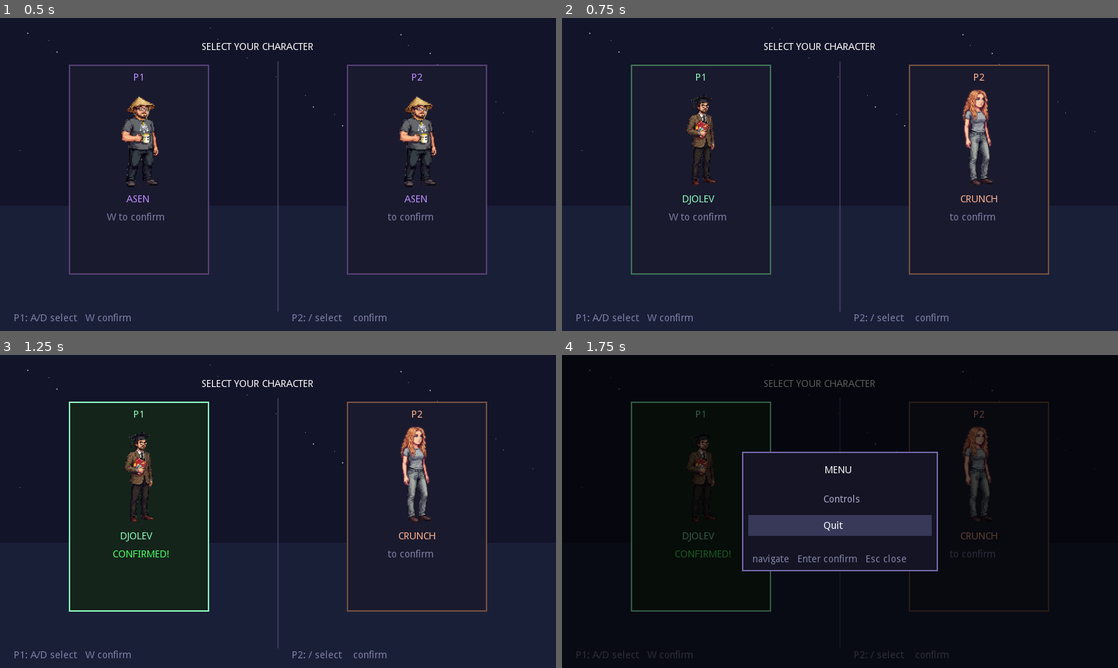
Above: before the commit, frames 1-4 (two rows, left to right).
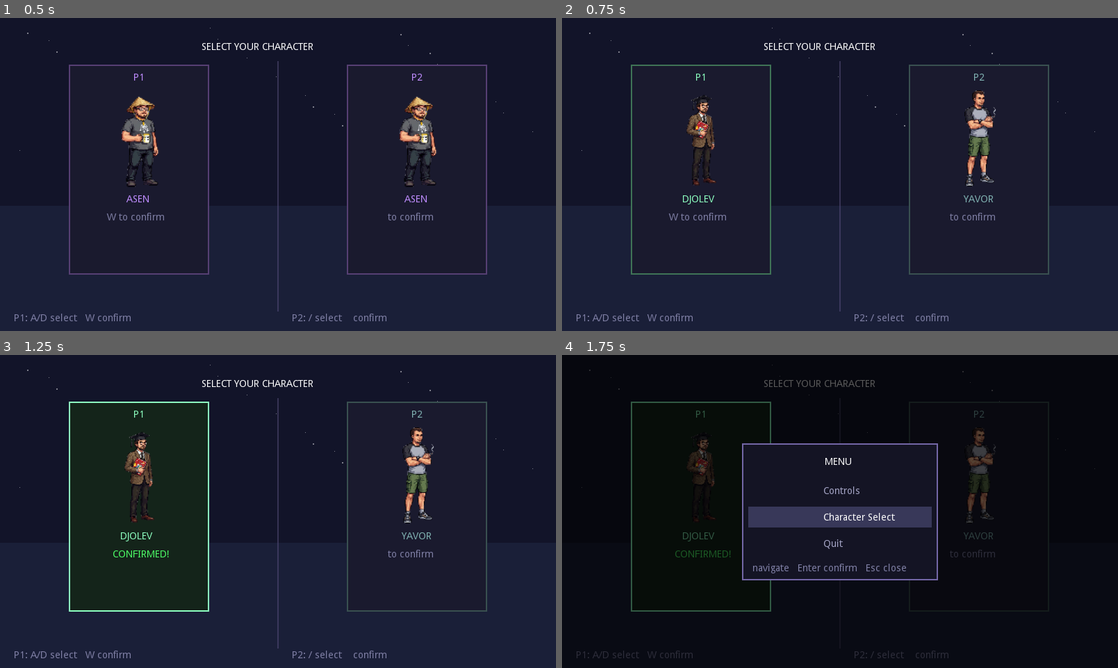
Above: after the commit, the same moments.

Repository: asenmitrev/cucugo
Game: Godot game, scene res://scenes/CharSelect.tscn
Same seed, same stepped clock (60 frames per second), same inputs: the game is played once before the commit and once after it.
Inputs:
- Up to frame 1 (0.5 s): no input
- Up to frame 2 (0.75 s): tap Enter at 0.5 s; hold D (p1_right) from 0.53 s (still down); hold Left (p2_left) from 0.53 s (still down)
- Up to frame 3 (1.25 s): keep holding D (p1_right); keep holding Left (p2_left); tap W (p1_jump) at 0.77 s
- Up to frame 4 (1.75 s): tap Escape (start) at 1.25 s; release D (p1_right) at 1.28 s; release Left (p2_left) at 1.28 s; hold Down from 1.28 s (still down); tap Right (p2_right) at 1.35 s; tap W (p1_jump) at 1.52 s

Frame 1 is identical in both runs. In frame 2, 1.8% of the frame differs, in the area x 62-88%, y 14-82%; in frame 3, 1.8%; in frame 4, 4.2%, in the area x 32-79%, y 17-72%.

Commit message:
feat: add Dani, Drago, Rado, Yavor characters and character select screen
- Add 4 new playable characters with full sprite sets and CharacterDef resources
- Add 3 skills each for new characters (12 total skill resources)
- Add flykick skill and animation for Crunch
- Add Character Select scene with idle previews for all characters
- Integrate character select into main menu via MenuManager
- Pass facing direction to skill effects so they flip correctly

Diff:
--- a/resources/crunch.tres
+++ b/resources/crunch.tres
@@ -1,8 +1,9 @@
-[gd_resource type="Resource" load_steps=4 format=2]
+[gd_resource type="Resource" load_steps=5 format=2]
 
 [ext_resource path="res://scripts/CharacterDef.gd" type="Script" id=1]
 [ext_resource path="res://resources/skills/crunch_pigeon_throw.tres" type="Resource" id=2]
 [ext_resource path="res://resources/skills/crunch_cupcake_toss.tres" type="Resource" id=3]
+[ext_resource path="res://resources/skills/crunch_flykick.tres" type="Resource" id=4]
 
 [resource]
 script = ExtResource( 1 )
@@ -27,3 +28,4 @@
 action_skill3 = "p1_skill3"
 skill1 = ExtResource( 2 )
 skill2 = ExtResource( 3 )
+skill3 = ExtResource( 4 )
--- /dev/null
+++ b/resources/dani.tres
@@ -0,0 +1,31 @@
+[gd_resource type="Resource" load_steps=5 format=2]
+
+[ext_resource path="res://scripts/CharacterDef.gd" type="Script" id=1]
+[ext_resource path="res://resources/skills/dani_grenade.tres" type="Resource" id=2]
+[ext_resource path="res://resources/skills/dani_rifle_burst.tres" type="Resource" id=3]
+[ext_resource path="res://resources/skills/dani_bayonet_charge.tres" type="Resource" id=4]
+
+[resource]
+script = ExtResource( 1 )
+display_name = "DANI"
+char_name = "dani"
+label_color = Color( 0.5, 0.75, 0.4, 1 )
+action_left = ""
+action_right = ""
+action_jump = ""
+speed = 210.0
+jump_vel = -530.0
+body_w = 40.0
+body_h = 82.0
+body_offset_x = 20.0
+body_offset_y = 4.0
+anim_idle = 0.18
+anim_walk = 0.1
+anim_jump = 0.14
+anim_dead = 0.2
+action_skill1 = ""
+action_skill2 = ""
+action_skill3 = ""
+skill1 = ExtResource( 2 )
+skill2 = ExtResource( 3 )
+skill3 = ExtResource( 4 )
--- /dev/null
+++ b/resources/drago.tres
@@ -0,0 +1,31 @@
+[gd_resource type="Resource" load_steps=5 format=2]
+
+[ext_resource path="res://scripts/CharacterDef.gd" type="Script" id=1]
+[ext_resource path="res://resources/skills/drago_drone_strike.tres" type="Resource" id=2]
+[ext_resource path="res://resources/skills/drago_emp_blast.tres" type="Resource" id=3]
+[ext_resource path="res://resources/skills/drago_data_dash.tres" type="Resource" id=4]
+
+[resource]
+script = ExtResource( 1 )
+display_name = "DRAGO"
+char_name = "drago"
+label_color = Color( 0.4, 0.65, 0.9, 1 )
+action_left = ""
+action_right = ""
+action_jump = ""
+speed = 200.0
+jump_vel = -510.0
+body_w = 44.0
+body_h = 84.0
+body_offset_x = 18.0
+body_offset_y = 4.0
+anim_idle = 0.18
+anim_walk = 0.1
+anim_jump = 0.14
+anim_dead = 0.2
+action_skill1 = ""
+action_skill2 = ""
+action_skill3 = ""
+skill1 = ExtResource( 2 )
+skill2 = ExtResource( 3 )
+skill3 = ExtResource( 4 )
--- /dev/null
+++ b/resources/rado.tres
@@ -0,0 +1,31 @@
+[gd_resource type="Resource" load_steps=5 format=2]
+
+[ext_resource path="res://scripts/CharacterDef.gd" type="Script" id=1]
+[ext_resource path="res://resources/skills/rado_whataboutism.tres" type="Resource" id=2]
+[ext_resource path="res://resources/skills/rado_folder_slap.tres" type="Resource" id=3]
+[ext_resource path="res://resources/skills/rado_boxers_sprint.tres" type="Resource" id=4]
+
+[resource]
+script = ExtResource( 1 )
+display_name = "RADO"
+char_name = "rado"
+label_color = Color( 0.9, 0.4, 0.5, 1 )
+action_left = ""
+action_right = ""
+action_jump = ""
+speed = 220.0
+jump_vel = -520.0
+body_w = 36.0
+body_h = 80.0
+body_offset_x = 22.0
+body_offset_y = 4.0
+anim_idle = 0.18
+anim_walk = 0.1
+anim_jump = 0.14
+anim_dead = 0.2
+action_skill1 = ""
+action_skill2 = ""
+action_skill3 = ""
+skill1 = ExtResource( 2 )
+skill2 = ExtResource( 3 )
+skill3 = ExtResource( 4 )
--- /dev/null
+++ b/resources/skills/crunch_flykick.tres
@@ -0,0 +1,22 @@
+[gd_resource type="Resource" load_steps=2 format=2]
+
+[ext_resource path="res://scripts/SkillDef.gd" type="Script" id=1]
+
+[resource]
+script = ExtResource( 1 )
+display_name = "Flykick"
+cast_time = 0.32
+cooldown = 1.0
+anim_cast = 0.08
+cast_anim = "flykick"
+effect_width = 45.0
+effect_height = 45.0
+effect_offset_x = 55.0
+effect_offset_y = 35.0
+effect_duration = 0.4
+effect_color = Color( 1, 0.65, 0.5, 1 )
+effect_sprite_path = ""
+effect_dx = 0.0
+effect_dy = 0.0
+effect_rotation_speed = 0.0
+effect_gravity = 0.0
--- /dev/null
+++ b/resources/skills/dani_bayonet_charge.tres
@@ -0,0 +1,22 @@
+[gd_resource type="Resource" load_steps=2 format=2]
+
+[ext_resource path="res://scripts/SkillDef.gd" type="Script" id=1]
+
+[resource]
+script = ExtResource( 1 )
+display_name = "Bayonet Charge"
+cast_time = 0.25
+cooldown = 1.8
+anim_cast = 0.09
+cast_anim = "punch"
+effect_width = 60.0
+effect_height = 50.0
+effect_offset_x = 50.0
+effect_offset_y = 20.0
+effect_duration = 0.4
+effect_color = Color( 0.5, 0.75, 0.4, 1 )
+effect_sprite_path = ""
+effect_dx = 480.0
+effect_dy = 0.0
+effect_rotation_speed = 0.0
+effect_gravity = 0.0
--- /dev/null
+++ b/resources/skills/dani_grenade.tres
@@ -0,0 +1,22 @@
+[gd_resource type="Resource" load_steps=2 format=2]
+
+[ext_resource path="res://scripts/SkillDef.gd" type="Script" id=1]
+
+[resource]
+script = ExtResource( 1 )
+display_name = "Grenade Toss"
+cast_time = 0.3
+cooldown = 2.0
+anim_cast = 0.1
+cast_anim = "kick"
+effect_width = 30.0
+effect_height = 30.0
+effect_offset_x = 60.0
+effect_offset_y = 10.0
+effect_duration = 2.5
+effect_color = Color( 0.4, 0.8, 0.3, 1 )
+effect_sprite_path = ""
+effect_dx = 250.0
+effect_dy = -350.0
+effect_rotation_speed = 180.0
+effect_gravity = 700.0
--- /dev/null
+++ b/resources/skills/dani_rifle_burst.tres
@@ -0,0 +1,22 @@
+[gd_resource type="Resource" load_steps=2 format=2]
+
+[ext_resource path="res://scripts/SkillDef.gd" type="Script" id=1]
+
+[resource]
+script = ExtResource( 1 )
+display_name = "Rifle Burst"
+cast_time = 0.12
+cooldown = 0.9
+anim_cast = 0.08
+cast_anim = "punch"
+effect_width = 50.0
+effect_height = 12.0
+effect_offset_x = 65.0
+effect_offset_y = 40.0
+effect_duration = 0.6
+effect_color = Color( 1, 0.85, 0.2, 1 )
+effect_sprite_path = ""
+effect_dx = 550.0
+effect_dy = 0.0
+effect_rotation_speed = 0.0
+effect_gravity = 0.0
--- /dev/null
+++ b/resources/skills/drago_data_dash.tres
@@ -0,0 +1,22 @@
+[gd_resource type="Resource" load_steps=2 format=2]
+
+[ext_resource path="res://scripts/SkillDef.gd" type="Script" id=1]
+
+[resource]
+script = ExtResource( 1 )
+display_name = "Data Dash"
+cast_time = 0.15
+cooldown = 1.2
+anim_cast = 0.07
+cast_anim = "punch"
+effect_width = 55.0
+effect_height = 55.0
+effect_offset_x = 40.0
+effect_offset_y = 18.0
+effect_duration = 0.35
+effect_color = Color( 0.35, 0.55, 0.95, 1 )
+effect_sprite_path = ""
+effect_dx = 500.0
+effect_dy = 0.0
+effect_rotation_speed = 0.0
+effect_gravity = 0.0
--- /dev/null
+++ b/resources/skills/drago_drone_strike.tres
@@ -0,0 +1,22 @@
+[gd_resource type="Resource" load_steps=2 format=2]
+
+[ext_resource path="res://scripts/SkillDef.gd" type="Script" id=1]
+
+[resource]
+script = ExtResource( 1 )
+display_name = "Drone Strike"
+cast_time = 0.4
+cooldown = 2.5
+anim_cast = 0.1
+cast_anim = "kick"
+effect_width = 40.0
+effect_height = 40.0
+effect_offset_x = 45.0
+effect_offset_y = -20.0
+effect_duration = 2.0
+effect_color = Color( 0.3, 0.6, 1, 1 )
+effect_sprite_path = ""
+effect_dx = 0.0
+effect_dy = 0.0
+effect_rotation_speed = 360.0
+effect_gravity = 900.0
--- /dev/null
+++ b/resources/skills/drago_emp_blast.tres
@@ -0,0 +1,22 @@
+[gd_resource type="Resource" load_steps=2 format=2]
+
+[ext_resource path="res://scripts/SkillDef.gd" type="Script" id=1]
+
+[resource]
+script = ExtResource( 1 )
+display_name = "EMP Blast"
+cast_time = 0.2
+cooldown = 1.5
+anim_cast = 0.08
+cast_anim = "punch"
+effect_width = 70.0
+effect_height = 70.0
+effect_offset_x = 50.0
+effect_offset_y = 15.0
+effect_duration = 0.6
+effect_color = Color( 0.4, 0.7, 1, 1 )
+effect_sprite_path = ""
+effect_dx = 0.0
+effect_dy = 0.0
+effect_rotation_speed = 400.0
+effect_gravity = 0.0
--- /dev/null
+++ b/resources/skills/rado_boxers_sprint.tres
@@ -0,0 +1,22 @@
+[gd_resource type="Resource" load_steps=2 format=2]
+
+[ext_resource path="res://scripts/SkillDef.gd" type="Script" id=1]
+
+[resource]
+script = ExtResource( 1 )
+display_name = "Boxers Sprint"
+cast_time = 0.2
+cooldown = 1.5
+anim_cast = 0.09
+cast_anim = "kick"
+effect_width = 50.0
+effect_height = 60.0
+effect_offset_x = 45.0
+effect_offset_y = 15.0
+effect_duration = 0.4
+effect_color = Color( 0.9, 0.35, 0.35, 1 )
+effect_sprite_path = ""
+effect_dx = 520.0
+effect_dy = 0.0
+effect_rotation_speed = 0.0
+effect_gravity = 0.0
--- /dev/null
+++ b/resources/skills/rado_folder_slap.tres
@@ -0,0 +1,22 @@
+[gd_resource type="Resource" load_steps=2 format=2]
+
+[ext_resource path="res://scripts/SkillDef.gd" type="Script" id=1]
+
+[resource]
+script = ExtResource( 1 )
+display_name = "Folder Slap"
+cast_time = 0.15
+cooldown = 1.0
+anim_cast = 0.08
+cast_anim = "punch"
+effect_width = 45.0
+effect_height = 35.0
+effect_offset_x = 60.0
+effect_offset_y = 30.0
+effect_duration = 0.5
+effect_color = Color( 0.3, 0.3, 0.7, 1 )
+effect_sprite_path = ""
+effect_dx = 400.0
+effect_dy = 0.0
+effect_rotation_speed = 270.0
+effect_gravity = 0.0
--- /dev/null
+++ b/resources/skills/rado_whataboutism.tres
@@ -0,0 +1,22 @@
+[gd_resource type="Resource" load_steps=2 format=2]
+
+[ext_resource path="res://scripts/SkillDef.gd" type="Script" id=1]
+
+[resource]
+script = ExtResource( 1 )
+display_name = "Whataboutism"
+cast_time = 0.3
+cooldown = 2.5
+anim_cast = 0.1
+cast_anim = "punch"
+effect_width = 80.0
+effect_height = 80.0
+effect_offset_x = 50.0
+effect_offset_y = 5.0
+effect_duration = 1.5
+effect_color = Color( 1, 0.9, 0.1, 1 )
+effect_sprite_path = "res://assets/rado/whatabaoutism.png"
+effect_dx = 0.0
+effect_dy = 0.0
+effect_rotation_speed = 0.0
+effect_gravity = 0.0
--- /dev/null
+++ b/resources/skills/yavor_chill_dash.tres
@@ -0,0 +1,22 @@
+[gd_resource type="Resource" load_steps=2 format=2]
+
+[ext_resource path="res://scripts/SkillDef.gd" type="Script" id=1]
+
+[resource]
+script = ExtResource( 1 )
+display_name = "Chill Dash"
+cast_time = 0.18
+cooldown = 1.3
+anim_cast = 0.08
+cast_anim = "punch"
+effect_width = 50.0
+effect_height = 55.0
+effect_offset_x = 45.0
+effect_offset_y = 18.0
+effect_duration = 0.4
+effect_color = Color( 0.5, 0.65, 0.65, 1 )
+effect_sprite_path = ""
+effect_dx = 460.0
+effect_dy = 0.0
+effect_rotation_speed = 0.0
+effect_gravity = 0.0
--- /dev/null
+++ b/resources/skills/yavor_cigarette_flick.tres
@@ -0,0 +1,22 @@
+[gd_resource type="Resource" load_steps=2 format=2]
+
+[ext_resource path="res://scripts/SkillDef.gd" type="Script" id=1]
+
+[resource]
+script = ExtResource( 1 )
+display_name = "Cigarette Flick"
+cast_time = 0.1
+cooldown = 0.8
+anim_cast = 0.07
+cast_anim = "punch"
+effect_width = 20.0
+effect_height = 20.0
+effect_offset_x = 65.0
+effect_offset_y = 35.0
+effect_duration = 1.0
+effect_color = Color( 0.85, 0.75, 0.55, 1 )
+effect_sprite_path = "res://assets/yavor/fas.png"
+effect_dx = 450.0
+effect_dy = 0.0
+effect_rotation_speed = 360.0
+effect_gravity = 0.0
--- /dev/null
+++ b/resources/skills/yavor_smoke_bomb.tres
@@ -0,0 +1,22 @@
+[gd_resource type="Resource" load_steps=2 format=2]
+
+[ext_resource path="res://scripts/SkillDef.gd" type="Script" id=1]
+
+[resource]
+script = ExtResource( 1 )
+display_name = "Smoke Bomb"
+cast_time = 0.3
+cooldown = 2.0
+anim_cast = 0.1
+cast_anim = "kick"
+effect_width = 35.0
+effect_height = 35.0
+effect_offset_x = 55.0
+effect_offset_y = 10.0
+effect_duration = 2.0
+effect_color = Color( 0.5, 0.55, 0.5, 1 )
+effect_sprite_path = ""
+effect_dx = 200.0
+effect_dy = -300.0
+effect_rotation_speed = 0.0
+effect_gravity = 600.0
--- /dev/null
+++ b/resources/yavor.tres
@@ -0,0 +1,31 @@
+[gd_resource type="Resource" load_steps=5 format=2]
+
+[ext_resource path="res://scripts/CharacterDef.gd" type="Script" id=1]
+[ext_resource path="res://resources/skills/yavor_smoke_bomb.tres" type="Resource" id=2]
+[ext_resource path="res://resources/skills/yavor_cigarette_flick.tres" type="Resource" id=3]
+[ext_resource path="res://resources/skills/yavor_chill_dash.tres" type="Resource" id=4]
+
+[resource]
+script = ExtResource( 1 )
+display_name = "YAVOR"
+char_name = "yavor"
+label_color = Color( 0.5, 0.7, 0.7, 1 )
+action_left = ""
+action_right = ""
+action_jump = ""
+speed = 205.0
+jump_vel = -525.0
+body_w = 40.0
+body_h = 82.0
+body_offset_x = 20.0
+body_offset_y = 4.0
+anim_idle = 0.18
+anim_walk = 0.1
+anim_jump = 0.14
+anim_dead = 0.2
+action_skill1 = ""
+action_skill2 = ""
+action_skill3 = ""
+skill1 = ExtResource( 2 )
+skill2 = ExtResource( 3 )
+skill3 = ExtResource( 4 )
--- a/scripts/CharSelect.gd
+++ b/scripts/CharSelect.gd
@@ -7,12 +7,20 @@
 var DJOLEV_DEF = preload("res://resources/djolev.tres")
 var SIYANA_DEF = preload("res://resources/siyana.tres")
 var CRUNCH_DEF = preload("res://resources/crunch.tres")
+var DANI_DEF   = preload("res://resources/dani.tres")
+var DRAGO_DEF  = preload("res://resources/drago.tres")
+var RADO_DEF   = preload("res://resources/rado.tres")
+var YAVOR_DEF  = preload("res://resources/yavor.tres")
 
 const _IDLE_TEX := {
 	"asen":   preload("res://assets/asen/asen-idle.png"),
 	"djolev": preload("res://assets/djolev/djolev-idle.png"),
 	"siyana": preload("res://assets/siyana/siyana-idle.png"),
 	"crunch": preload("res://assets/crunch/crunch-idle.png"),
+	"dani":   preload("res://assets/dani/dani-idle.png"),
+	"drago":  preload("res://assets/drago/drago-idle.png"),
+	"rado":   preload("res://assets/rado/rado-idle.png"),
+	"yavor":  preload("res://assets/yavor/yavor-idle.png"),
 }
 
 var _all_defs: Array = []
@@ -24,7 +32,7 @@
 func _ready() -> void:
 	OS.window_fullscreen = true
 	MenuManager.locked = false
-	_all_defs = [ASEN_DEF, DJOLEV_DEF, SIYANA_DEF, CRUNCH_DEF]
+	_all_defs = [ASEN_DEF, DJOLEV_DEF, SIYANA_DEF, CRUNCH_DEF, DANI_DEF, DRAGO_DEF, RADO_DEF, YAVOR_DEF]
 	var tmp := Label.new()
 	add_child(tmp)
 	_font = tmp.get_font("font")
--- a/scripts/Main.gd
+++ b/scripts/Main.gd
@@ -21,6 +21,10 @@
 var DJOLEV_DEF = preload("res://resources/djolev.tres")
 var SIYANA_DEF = preload("res://resources/siyana.tres")
 var CRUNCH_DEF = preload("res://resources/crunch.tres")
+var DANI_DEF   = preload("res://resources/dani.tres")
+var DRAGO_DEF  = preload("res://resources/drago.tres")
+var RADO_DEF   = preload("res://resources/rado.tres")
+var YAVOR_DEF  = preload("res://resources/yavor.tres")
 
 # Preload all sprite textures at parse time so _init_player does zero disk I/O.
 const _TEX := {
@@ -52,7 +56,40 @@
         "jump":    preload("res://assets/crunch/crunch-punch.png"),
         "punch":   preload("res://assets/crunch/crunch-punch.png"),
         "kick":    preload("res://assets/crunch/crunch-kick.png"),
+        "flykick": preload("res://assets/crunch/crunch-flykick.png"),
         "falling": preload("res://assets/crunch/crunch-falling.png"),
+    },
+    "dani": {
+        "idle":    preload("res://assets/dani/dani-idle.png"),
+        "walk":    preload("res://assets/dani/dani-walk.png"),
+        "jump":    preload("res://assets/dani/dani-jump.png"),
+        "punch":   preload("res://assets/dani/dani-punch.png"),
+        "kick":    preload("res://assets/dani/dani-kick.png"),
+        "falling": preload("res://assets/dani/dani-fall.png"),
+    },
+    "drago": {
+        "idle":    preload("res://assets/drago/drago-idle.png"),
+        "walk":    preload("res://assets/drago/drago-walk.png"),
+        "jump":    preload("res://assets/drago/drago-jump.png"),
+        "punch":   preload("res://assets/drago/drago-punch.png"),
+        "kick":    preload("res://assets/drago/drago-kick.png"),
+        "falling": preload("res://assets/drago/drago-fall.png"),
+    },
+    "rado": {
+        "idle":    preload("res://assets/rado/rado-idle.png"),
+        "walk":    preload("res://assets/rado/rado-walk.png"),
+        "jump":    preload("res://assets/rado/rado-jumping.png"),
+        "punch":   preload("res://assets/rado/rado-punch.png"),
+        "kick":    preload("res://assets/rado/rado-kick.png"),
+        "falling": preload("res://assets/rado/rado-falling.png"),
+    },
+    "yavor": {
+        "idle":    preload("res://assets/yavor/yavor-idle.png"),
+        "walk":    preload("res://assets/yavor/yavor-walk.png"),
+        "jump":    preload("res://assets/yavor/yavor-jump.png"),
+        "punch":   preload("res://assets/yavor/yavor-punch.png"),
+        "kick":    preload("res://assets/yavor/yavor-kick.png"),
+        "falling": preload("res://assets/yavor/yavor-falling.png"),
     },
 }
 
@@ -360,6 +397,7 @@
 		"vy":             0.0,
 		"rotation":       0.0,
 		"rotation_speed": deg2rad(sk.effect_rotation_speed),
+		"facing":         dir,
 	})
 	p["skill_cds"][skill_idx] = sk.cooldown
 	p["casting_skill"] = -1
@@ -465,7 +503,8 @@
 			var tex: Texture = ae["tex"]
 			if tex != null:
 				var center: Vector2 = rect.position + rect.size * 0.5
-				draw_set_transform(center, ae["rotation"], Vector2.ONE)
+				var flip: float = ae.get("facing", 1.0)
+				draw_set_transform(center, ae["rotation"], Vector2(flip, 1.0))
 				draw_texture_rect(tex, Rect2(-rect.size * 0.5, rect.size), false)
 				draw_set_transform(Vector2.ZERO, 0.0, Vector2.ONE)
 			else:
--- a/scripts/MenuManager.gd
+++ b/scripts/MenuManager.gd
@@ -4,7 +4,7 @@
 const W := 800.0
 const H := 450.0
 
-const MAIN_MENU_ITEMS := ["Controls", "Quit"]
+const MAIN_MENU_ITEMS := ["Controls", "Character Select", "Quit"]
 var show_main_menu: bool = false
 var main_menu_sel: int = 0
 
@@ -169,7 +169,21 @@
 			show_main_menu = false
 			_ctrl_toggle()
 		1:
+			show_main_menu = false
+			_go_to_char_select()
+		2:
 			get_tree().quit()
+
+
+func _go_to_char_select() -> void:
+	locked = false
+	show_controls = false
+	var current: Node = get_tree().current_scene
+	if current:
+		current.queue_free()
+	var cs: Node2D = load("res://scenes/CharSelect.tscn").instance()
+	get_tree().get_root().add_child(cs)
+	get_tree().current_scene = cs
 
 
 func _ctrl_toggle() -> void:
@@ -362,7 +376,7 @@
 
 func _draw_main_menu(canvas: CanvasItem) -> void:
 	var mw: float = 280.0
-	var mh: float = 170.0
+	var mh: float = 195.0
 	var mx: float = (W - mw) / 2.0
 	var my: float = (H - mh) / 2.0
 	canvas.draw_rect(Rect2(0, 0, W, H), Color(0, 0, 0, 0.65))
Binary file added: assets/crunch/crunch-flykick.png
Not shown, added: assets/crunch/crunch-flykick.png.import
Binary file added: assets/dani/dani-fall.png
Not shown, added: assets/dani/dani-fall.png.import
Binary file added: assets/dani/dani-idle.png
Not shown, added: assets/dani/dani-idle.png.import
Binary file added: assets/dani/dani-jump.png
Not shown, added: assets/dani/dani-jump.png.import
Binary file added: assets/dani/dani-kick.png
Not shown, added: assets/dani/dani-kick.png.import
Binary file added: assets/dani/dani-punch.png
Not shown, added: assets/dani/dani-punch.png.import
(and 45 more such lines)
